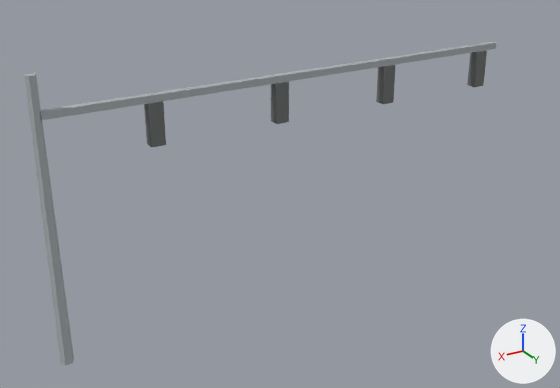
An edit to the glTF model web/public/models/signal-4-far.glb, drawn before and after from the same camera.
Before and after are seen from a 50 mm lens placed at (0.52, 2.28, 1.57), pointed at (-0.87, -0.04, 0.41). The axes (+X, +Y, +Z) are drawn at lower right. The lights are the same throughout. The older version comes first. Vertices at exactly the same position are counted once.

In view in the first picture: 'signal-4-far'.
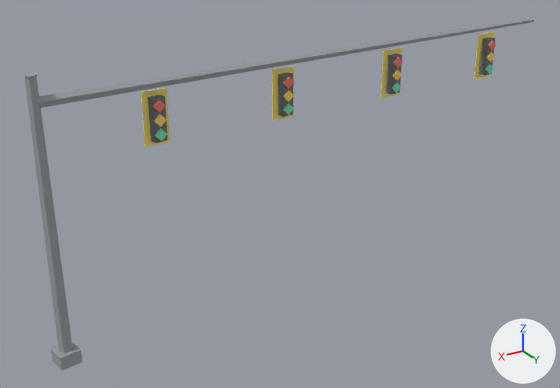
The change, as a diff of the scene's bpy script:
```diff
--- a/web/public/models/signal-4-far.glb.py
+++ b/web/public/models/signal-4-far.glb.py
@@ mat_lens_green @@
+mat_lens_green = principled_material('lens-green')
+mat_lens_green.base_color = (0.2, 0.75, 0.48)  # green #7ce1b8
+mat_lens_green.roughness = 0.9
@@ mat_reflector @@
+mat_reflector = principled_material('reflector')
+mat_reflector.base_color = (0.95, 0.8, 0.2)  # yellow #f9e77c
+mat_reflector.roughness = 0.9
@@ mat_lens_amber @@
+mat_lens_amber = principled_material('lens-amber')
+mat_lens_amber.base_color = (0.95, 0.66, 0.15)  # yellow #f9d46c
+mat_lens_amber.roughness = 0.9
@@ mat_steel @@
+mat_steel = principled_material('steel')
+mat_steel.base_color = (0.33, 0.35, 0.37)  # grey #9ba0a4
+mat_steel.roughness = 0.9
@@ mat_lens_red @@
+mat_lens_red = principled_material('lens-red')
+mat_lens_red.base_color = (0.86, 0.2, 0.16)  # red #ef7c6f
+mat_lens_red.roughness = 0.9
@@ me_signal_4_far @@
 # used by ob_signal_4_far; location = (0.0, 0.0, 0.0)
-me_signal_4_far.from_pydata(...)  # 54 vertices, 84 faces; spans x -1.88..0.02, y -0.02..0.02, z 0.0..1.0
-me_signal_4_far.materials.append(mat_metal)  # grey #adb3b6
+me_signal_4_far.from_pydata(...)  # 240 vertices, 388 faces; spans x -2.09..0.04, y -0.04..0.04, z 0.0..1.0
+# me_signal_4_far part 1: a new loose piece, a box spanning x -0.43..-0.3414, y -0.0193..-0.0164, z 0.7094..0.8951, in mat_reflector (yellow #f9e77c)
+# me_signal_4_far part 2: a new loose piece, a box spanning x -0.9157..-0.8271, y -0.0193..-0.0164, z 0.7193..0.905, in mat_reflector (yellow #f9e77c)
+# me_signal_4_far part 3: a new loose piece, a box spanning x -1.4014..-1.3129, y -0.0193..-0.0164, z 0.7293..0.915, in mat_reflector (yellow #f9e77c)
+# me_signal_4_far part 4: a new loose piece, a box spanning x -1.8871..-1.7986, y -0.0193..-0.0164, z 0.7393..0.925, in mat_reflector (yellow #f9e77c)
+# me_signal_4_far part 5: the loose piece of 8 vertices spanning x -1.88..-0.01, y -0.01..0.01, z 0.86..0.89 is rebuilt with 12 vertices and now spans x -2.09..0.0, y -0.02..0.02, z 0.9..0.97, in mat_steel (grey #9ba0a4)
+# me_signal_4_far part 6: the loose piece of 8 vertices spanning x -0.4..-0.35, y -0.02..0.02, z 0.72..0.86 is rebuilt with 10 vertices and now spans x -0.41..-0.36, y -0.02..0.02, z 0.73..0.88
+# me_signal_4_far part 7
+# 29 vertices are removed from x -1.82..0.02, y -0.02..0.02, z 0.0..0.86
+# 54 faces are deleted
+# 165 vertices are added at x -1.87..0.04, y -0.04..0.04, z 0.0..0.99
+# 12 new vertices lie (0.0, 0.0, 0.15) away from vertices in x -1.87..-0.85, y -0.02..0.02, z 0.74..0.76
+# 58 new faces join them, mat_steel (grey #9ba0a4)
+# 48 new faces join them, mat_housing (grey #6f7373)
+# 64 new faces join them, mat_lens_red (red #ef7c6f)
+# 64 new faces join them, mat_lens_amber (yellow #f9d46c)
+# 64 new faces join them, mat_lens_green (green #7ce1b8)
 me_signal_4_far.materials.append(mat_housing)
+me_signal_4_far.materials.append(mat_steel)  # grey #9ba0a4
+me_signal_4_far.materials.append(mat_reflector)  # yellow #f9e77c
+me_signal_4_far.materials.append(mat_lens_red)  # red #ef7c6f
+me_signal_4_far.materials.append(mat_lens_amber)  # yellow #f9d46c
+me_signal_4_far.materials.append(mat_lens_green)  # green #7ce1b8
```

Where the change shows, as pixel boxes [x1, y1, x2, y2] in the pictures (560 x 388 px):
'signal-4-far', reshaped (8% wider, 9% taller): before [24, 42, 497, 365]; after [24, 18, 534, 370]
part 1 of me_signal_4_far, added (yellow): after [141, 88, 170, 147]
part 2 of me_signal_4_far, added (yellow): after [272, 66, 294, 120]
part 3 of me_signal_4_far, added: after [381, 48, 402, 98]
part 4 of me_signal_4_far, added: after [474, 32, 495, 79]
part 5 of me_signal_4_far, rebuilt (9% wider, 15% taller): before [40, 42, 497, 120]; after [35, 18, 534, 108]
part 6 of me_signal_4_far, rebuilt (9% narrower): before [144, 101, 166, 147]; after [148, 95, 168, 143]
part 7 of me_signal_4_far, reshaped: before [24, 50, 487, 365]; after [24, 37, 496, 370]
